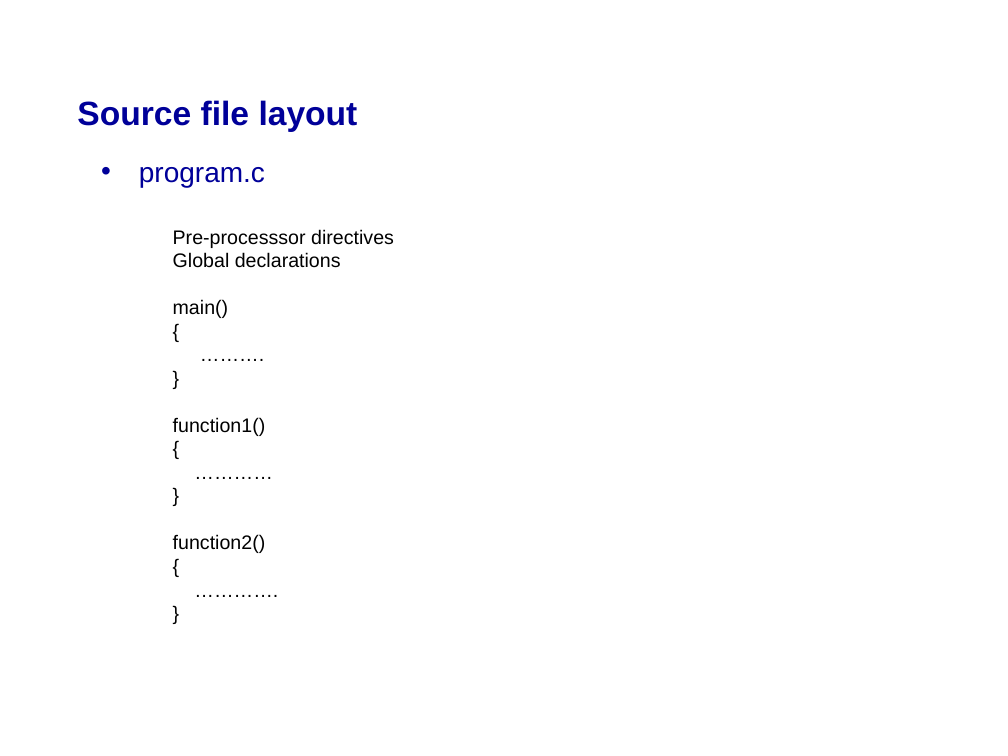
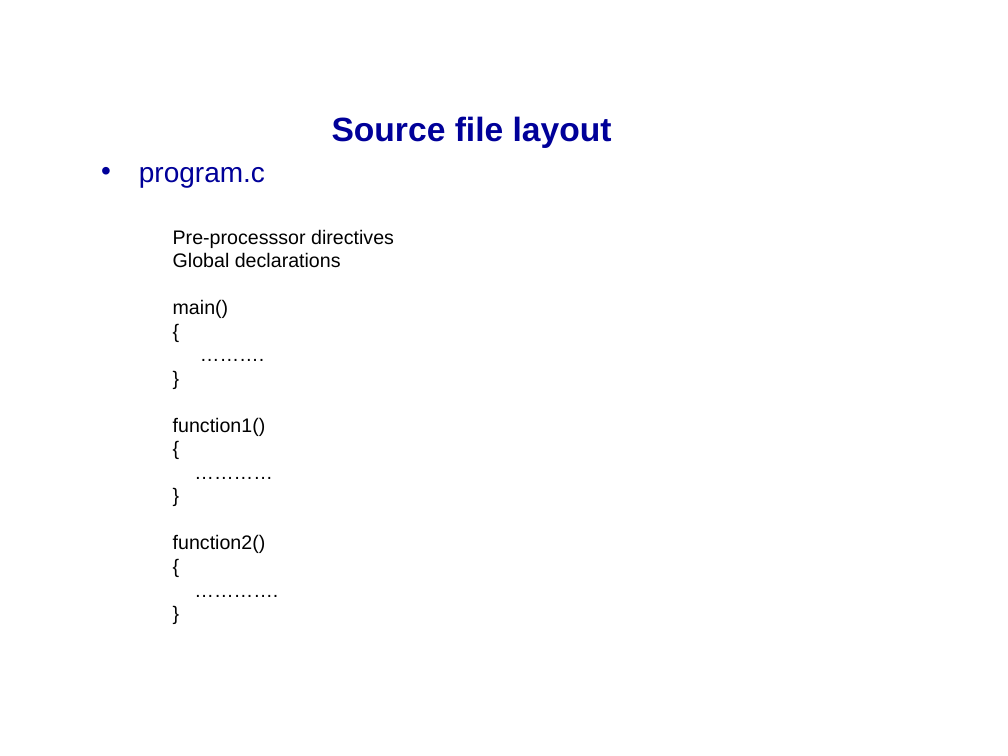
Before and after one commit to mikeg64/iome, a slide deck: slide 7 of src/examples/course/c/presentation/IntrotoC1.ppt. Drawn at 1008x756 pixels with LibreOffice and Linux fonts; fonts in the diff are those of the drawing; background and template pictures are left out. Boxes give left, top, right and bottom in pixels: in the first picture for what was removed or moved away, otherwise in the second. Text is boxed around its words. In the diff, an @@ line names an element or a change of style, - is before the commit and + after.

```diff
--- a/src/examples/course/c/presentation/IntrotoC1.ppt
+++ b/src/examples/course/c/presentation/IntrotoC1.ppt
@@ title "Source file layout" moved from (x1=77, y1=100, x2=358, y2=132) to (x1=332, y1=116, x2=612, y2=148) @@
```
Also in this commit, not shown: 28 other slides changed, 2 slides added, 1 other file.
